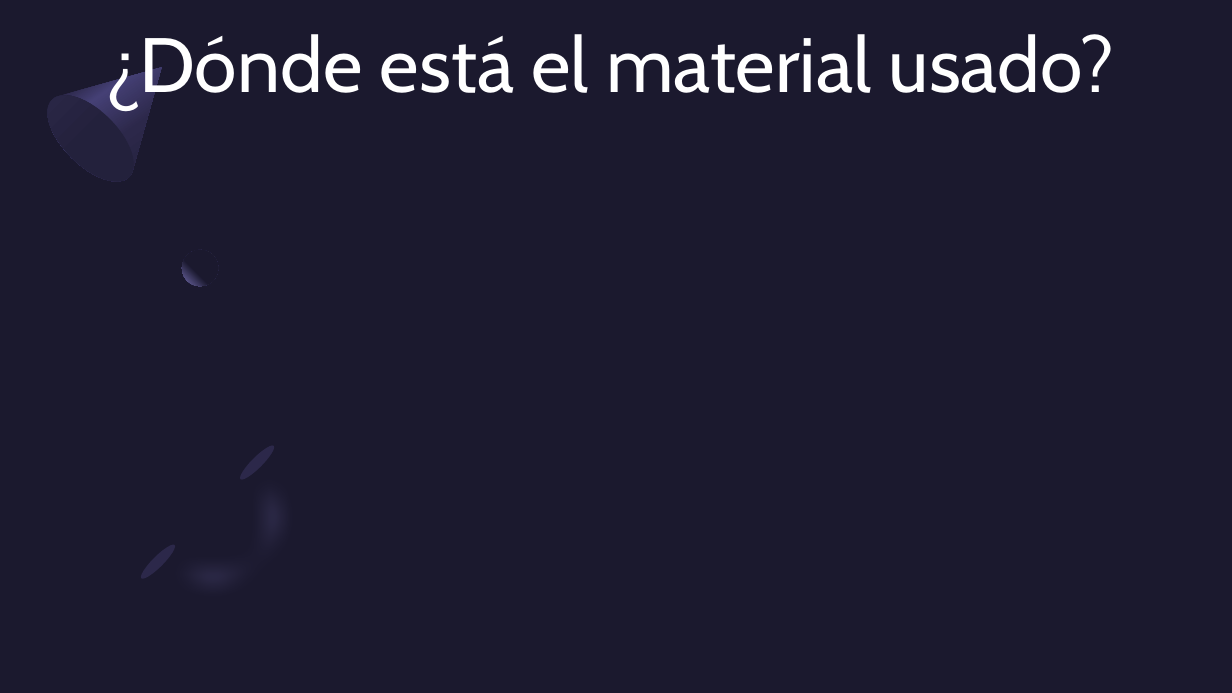
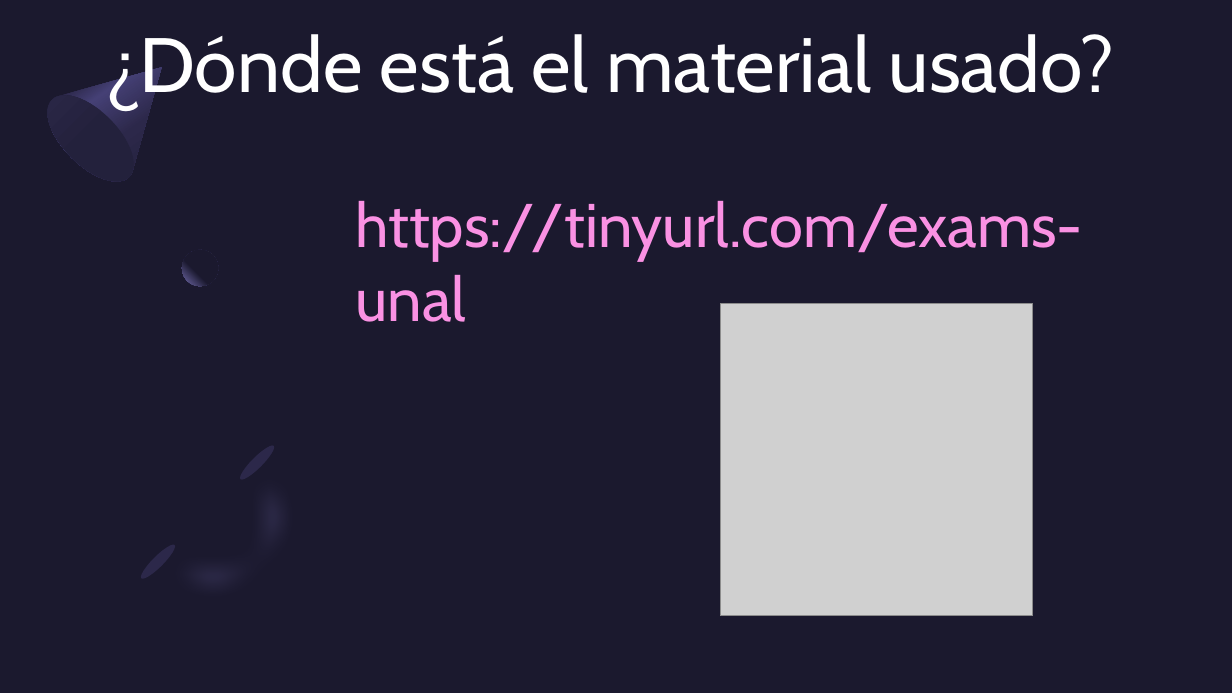
Before and after one commit to fhernanb/ejemplos_paquete_exams, a slide deck: slide 2 of Taller paquete exams - UNAL/Taller paquete exams - UNAL.pptx. Drawn at 1232x693 pixels with LibreOffice and Linux fonts; fonts in the diff are those of the drawing; grey boxes stand for pictures. Boxes give left, top, right and bottom in pixels: in the first picture for what was removed or moved away, otherwise in the second. Text is boxed around its words. In the diff, an @@ line names an element or a change of style, - is before the commit and + after.

```diff
--- a/Taller paquete exams - UNAL/Taller paquete exams - UNAL.pptx
+++ b/Taller paquete exams - UNAL/Taller paquete exams - UNAL.pptx
@@ text added at bbox=[356, 200, 1083, 322], 48 pt, text #FA91E3 @@
+https://tinyurl.com/exams-unal
@@ picture added at bbox=[720, 303, 1032, 616] @@
```
Also in this commit, not shown: 1 other slide changed, 6 slides added.
